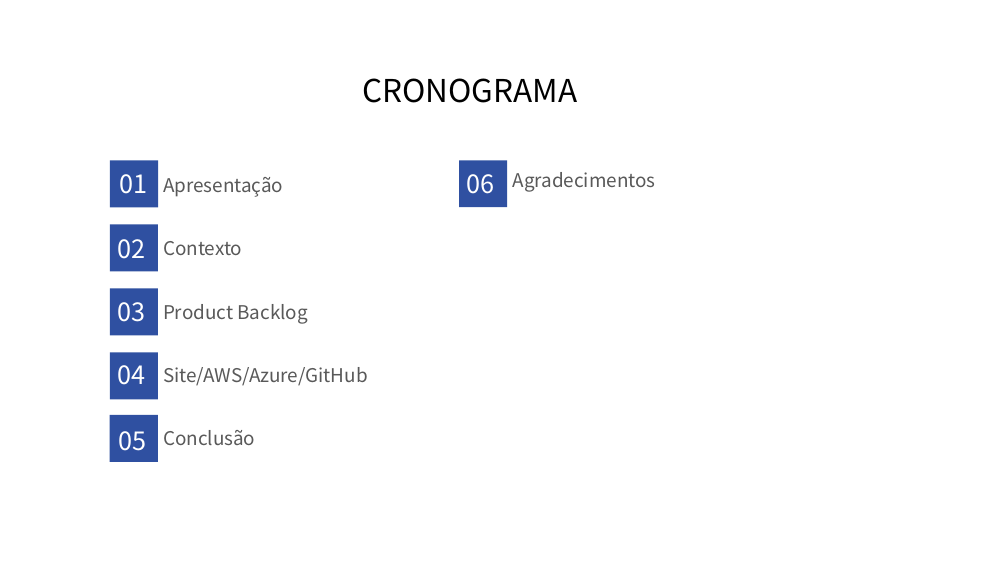
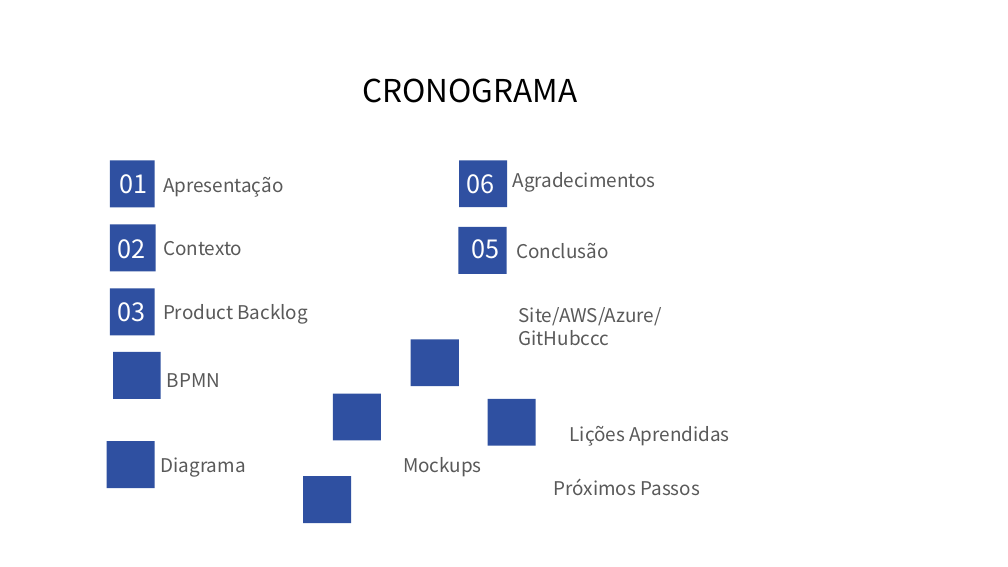
Before and after one commit to 2ADSC-Grupo9-HSO/Documentacao, a slide deck: slide 3 of HSOsprint2.pptx. Drawn at 1008x567 pixels with LibreOffice and Linux fonts; fonts in the diff are those of the drawing. Boxes give left, top, right and bottom in pixels: in the first picture for what was removed or moved away, otherwise in the second. Text is boxed around its words. In the diff, an @@ line names an element or a change of style, - is before the commit and + after.

Commit message:
ppt

```diff
--- a/HSOsprint2.pptx
+++ b/HSOsprint2.pptx
@@ rectangle: place and size @@
-rectangle at [110, 160, 158, 207]
+rectangle at [110, 160, 154, 207]
@@ rectangle added at [458, 227, 507, 274], fill #2F50A1 @@
@@ text "05": place and size @@
-text "05" at [118, 431, 146, 451]
+text "05" at [472, 239, 500, 259]
@@ text "Conclusão": place and size @@
-text "Conclusão" at [163, 430, 255, 445]
+text "Conclusão" at [516, 243, 608, 258]
@@ rectangle: place and size @@
-rectangle at [110, 288, 158, 335]
+rectangle at [110, 288, 154, 335]
@@ text at [519, 307, 662, 345]: text changed @@
-Site/AWS/Azure/GitHub
+Site/AWS/Azure/GitHubccc
@@ rectangle added at [411, 340, 459, 386], fill #2F50A1 @@
@@ text removed at [117, 365, 145, 385] @@
-04
@@ text added at [167, 373, 220, 387], 18 pt, text #595959 @@
+BPMN
@@ rectangle added at [333, 394, 381, 441], fill #2F50A1 @@
@@ rectangle added at [488, 399, 536, 446], fill #2F50A1 @@
@@ rectangle: place and size @@
-rectangle at [110, 415, 158, 462]
+rectangle at [107, 442, 155, 488]
@@ text added at [570, 426, 729, 446], 18 pt, text #595959 @@
+Lições Aprendidas
@@ text added at [161, 457, 246, 477], 18 pt, text #595959 @@
+Diagrama
@@ rectangle added at [303, 476, 352, 523], fill #2F50A1 @@
@@ text added at [403, 457, 482, 477], 18 pt, text #595959 @@
+Mockups
@@ text added at [554, 479, 700, 495], 18 pt, text #595959 @@
+Próximos Passos
```
Also in this commit, not shown: 1 other slide changed, 2 slides added.
